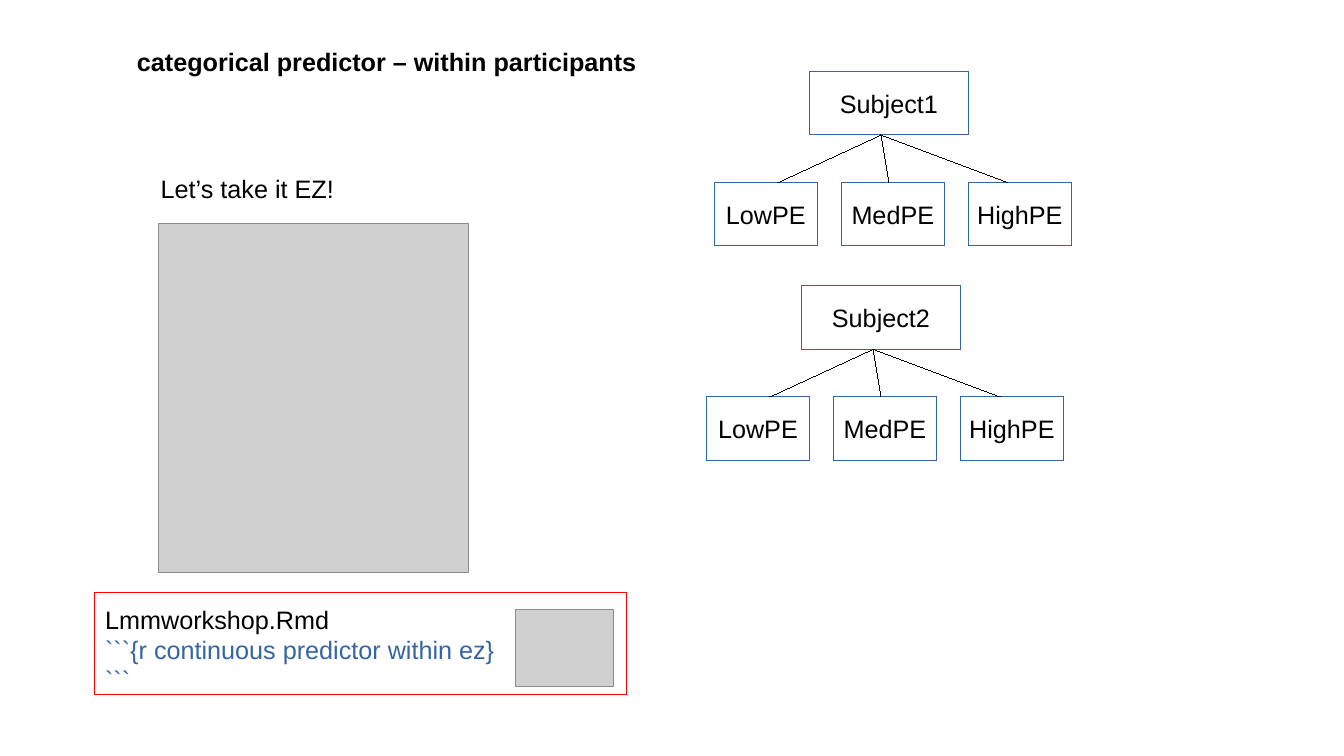
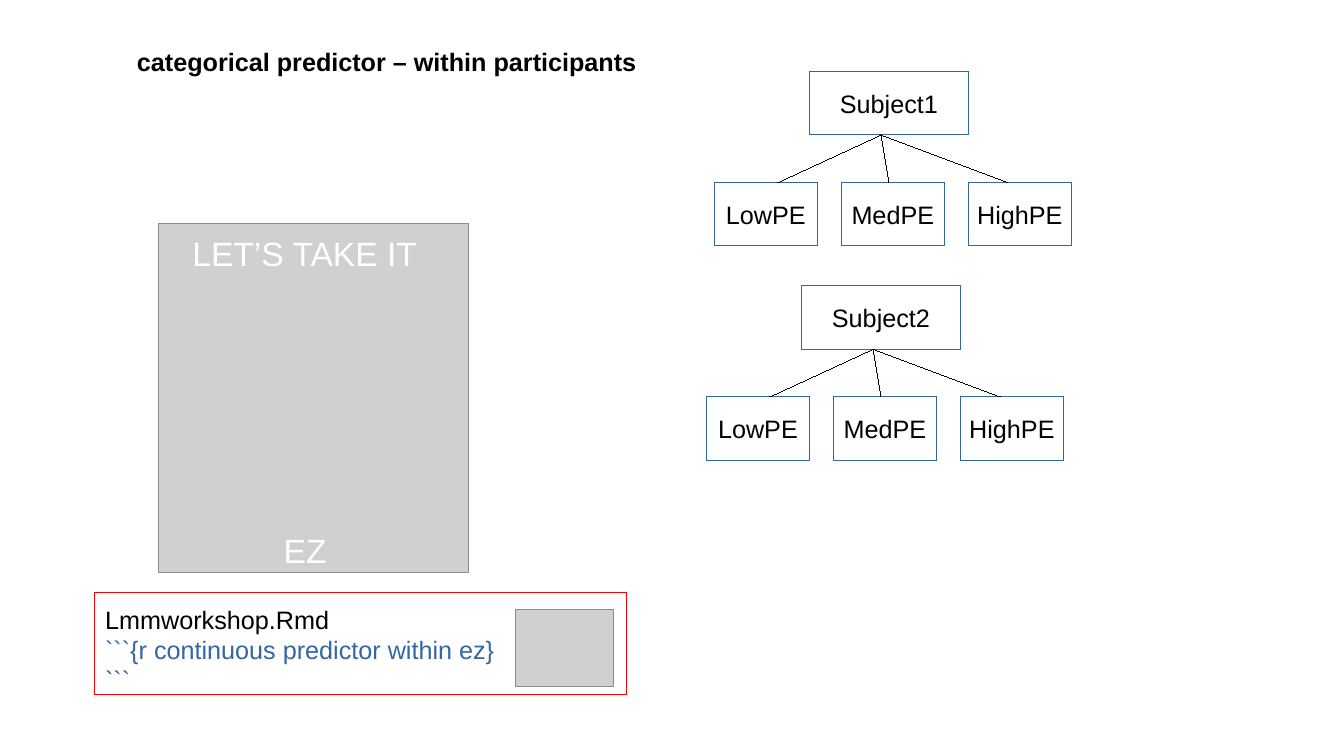
Before and after one commit to FPupillo/LMM_workshop, a slide deck: slide 68 of PPT_LMM.odp. Drawn at 1344x756 pixels with LibreOffice and Linux fonts; fonts in the diff are those of the drawing; grey boxes stand for pictures. Boxes give left, top, right and bottom in pixels: in the first picture for what was removed or moved away, otherwise in the second. Text is boxed around its words. In the diff, an @@ line names an element or a change of style, - is before the commit and + after.

```diff
--- a/PPT_LMM.odp
+++ b/PPT_LMM.odp
@@ text at (192, 243, 417, 266): text changed; size 18 to 24 pt; text colour #000000 to #FFFFFF @@
-Let’s take it EZ!
+LET’S TAKE IT
@@ text added at (284, 540, 327, 563), 24 pt, text #FFFFFF @@
+EZ
```
Also in this commit, not shown: 8 other slides changed, 13 slides added, 1 slide removed, 17 other files.
